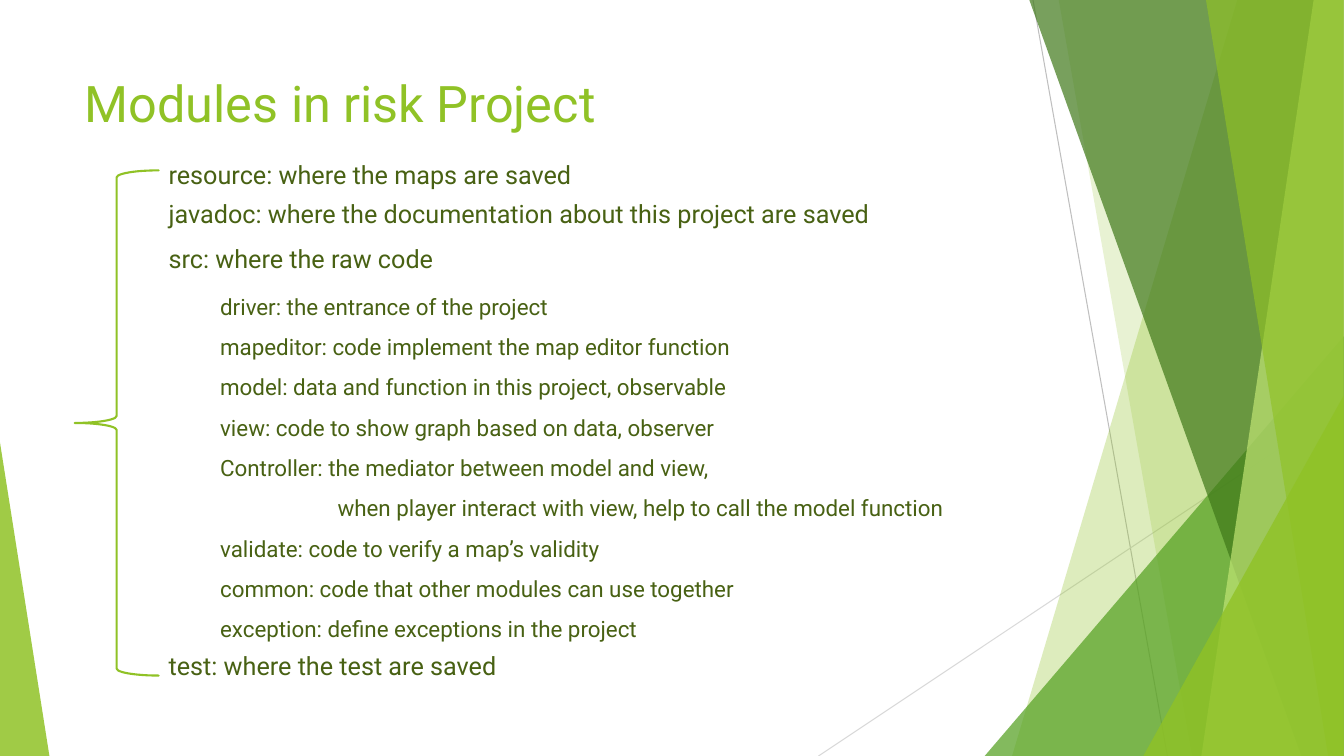
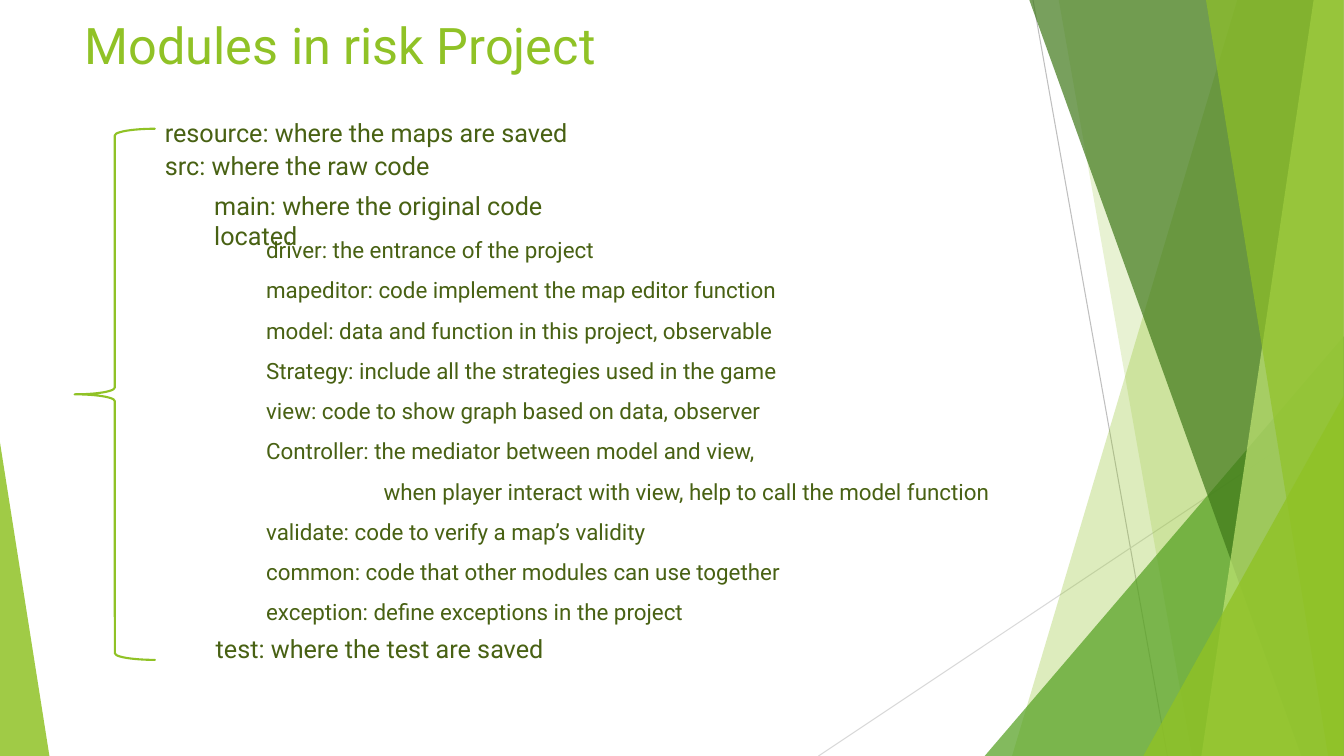
Before and after one commit to renyming/risk, a slide deck: slide 3 of documentation/build3/Architecture_build2.pptx. Drawn at 1344x756 pixels with LibreOffice and Linux fonts; fonts in the diff are those of the drawing. Boxes give left, top, right and bottom in pixels: in the first picture for what was removed or moved away, otherwise in the second. Text is boxed around its words. In the diff, an @@ line names an element or a change of style, - is before the commit and + after.

```diff
--- a/documentation/build3/Architecture_build2.pptx
+++ b/documentation/build3/Architecture_build2.pptx
@@ title "Modules in risk Project": place and size @@
-title "Modules in risk Project" at (85,84,596,133)
+title "Modules in risk Project" at (85,26,596,75)
@@ text "resource: where the maps are ...": place and size @@
-text "resource: where the maps are ..." at (169,165,571,189)
+text "resource: where the maps are ..." at (165,123,567,147)
@@ left brace: place and size @@
-left brace at (75,170,158,676)
+left brace at (75,129,155,660)
@@ text "src: where the raw code": place and size @@
-text "src: where the raw code" at (169,249,433,269)
+text "src: where the raw code" at (165,156,429,176)
@@ text removed at (169,204,869,229) @@
-javadoc: where the documentation about this project are saved
@@ text added at (214,196,542,251), 18 pt, text #486113 @@
+main: where the original code located
@@ text "driver: the entrance of the ...": place and size @@
-text "driver: the entrance of the ..." at (220,298,943,642)
+text "driver: the entrance of the ..." at (266,237,989,625)
@@ text at (266,362,776,384): paragraph added @@
+Strategy: include all the strategies used in the game
@@ text "test: where the test are ...": place and size @@
-text "test: where the test are ..." at (169,656,496,676)
+text "test: where the test are ..." at (216,639,543,659)
```
Also in this commit, not shown: 6 other files.
